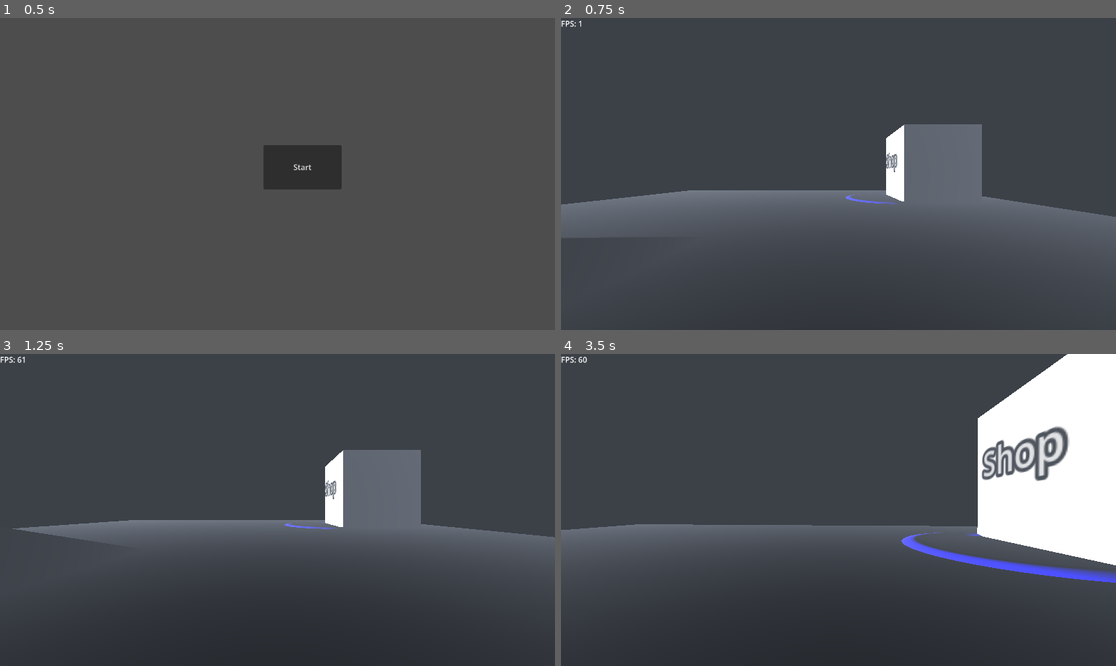
Above: before the commit, frames 1-4 (two rows, left to right).
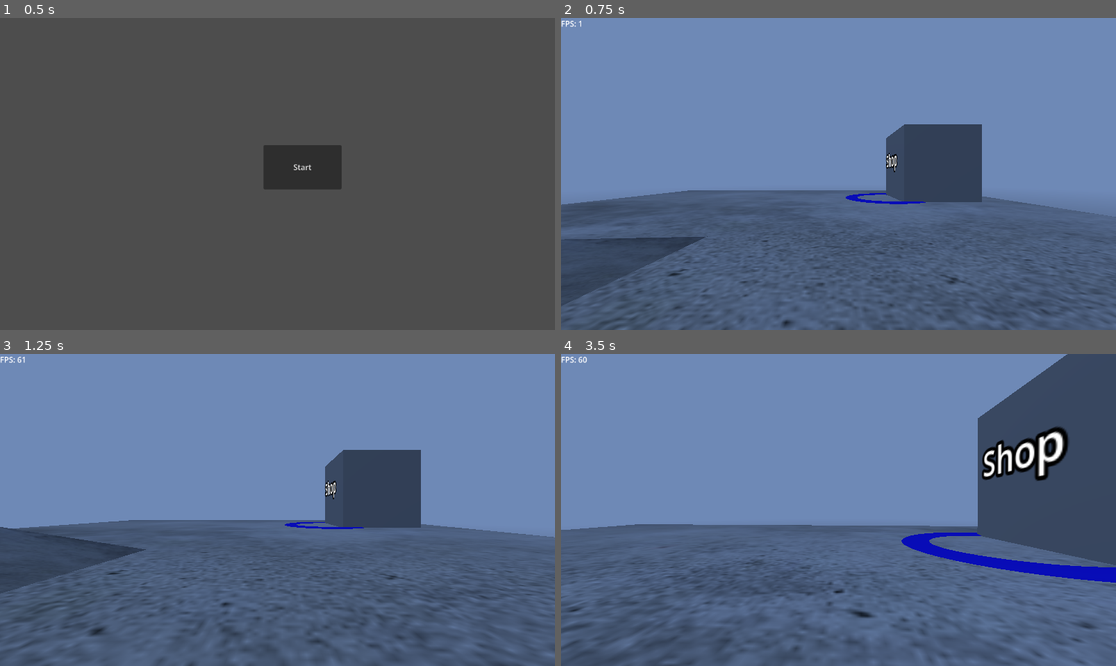
Above: after the commit, the same moments.

Repository: Immagoeat/airshipgame
Game: Godot game, scene res://scenes/mainmenu.tscn
Two runs of this game, one before a commit and one after it. Both use one fixed random seed, a clock stepped at 60 frames per second and the inputs below.
Inputs (mouse positions are in pixels of both pictures, inside the frame that each line leads up to):
- Up to frame 1 (0.5 s): no input
- Up to frame 2 (0.75 s): click "Start" at 0.5 s
- Up to frame 3 (1.25 s): no input
- Up to frame 4 (3.5 s): move the mouse to (866, 510) at 1.27 s; hold E (e) 1.28-2.03 s; hold W (up) from 1.28 s (still down); move the mouse to (810, 510) at 2.02 s; tap Ctrl (ctrl) at 2.1 s; tap E (e) at 2.3 s; move the mouse to (849, 503) at 2.77 s; hold E (e) from 2.78 s (still down)

Frame 1 is identical in both runs. In frame 2, 91% of the frame differs, in the area x 0-100%, y 0-100%; in frame 3, 94%; in frame 4, 98%.

Commit message:
added more texture, turned of the fog (i hate the fog)

Diff:
--- a/airshipgame/models/airship.tscn
+++ b/airshipgame/models/airship.tscn
@@ -15,7 +15,9 @@
 [sub_resource type="StandardMaterial3D" id="StandardMaterial3D_iq88t"]
 albedo_texture = ExtResource("2_ngraj")
 metallic = 1.0
+metallic_specular = 1.0
 metallic_texture = ExtResource("2_ngraj")
+roughness = 0.27
 
 [sub_resource type="StandardMaterial3D" id="StandardMaterial3D_vmjsp"]
 albedo_texture = ExtResource("2_ngraj")
@@ -239,10 +241,6 @@
 
 [node name="SpotLight3D2" type="SpotLight3D" parent="Lights" unique_id=1380726699]
 transform = Transform3D(-0.70710677, -0.49999997, 0.49999997, 0, 0.70710677, 0.70710677, -0.70710677, 0.49999997, -0.49999997, 0.82585996, 0.4436091, -0.2909283)
-
-[node name="DirectionalLight3D" type="DirectionalLight3D" parent="." unique_id=1490376055]
-transform = Transform3D(1, 0, 0, 0, 1, 0, 0, 0, 1, 0, 8.455217, 4.5151114)
-light_energy = 6.625
 
 [connection signal="body_entered" from="Engine/Area3D" to="Engine" method="_on_area_3d_body_entered"]
 [connection signal="body_exited" from="Engine/Area3D" to="Engine" method="_on_area_3d_body_exited"]
--- a/airshipgame/scenes/spawnarea.tscn
+++ b/airshipgame/scenes/spawnarea.tscn
@@ -1,12 +1,36 @@
 [gd_scene format=3 uid="uid://ufttkrc77wfg"]
 
+[ext_resource type="Texture2D" uid="uid://cvsnx6ojs8fdf" path="res://textures/concrete.jpg" id="1_0bv7f"]
 [ext_resource type="PackedScene" uid="uid://8wj7mobdfg1n" path="res://scenes/player.tscn" id="1_2rrnh"]
 [ext_resource type="PackedScene" uid="uid://3bp76eanott8" path="res://models/airship.tscn" id="2_k5gqu"]
 [ext_resource type="Script" uid="uid://gp342a7xwuue" path="res://scripts/filmgrain.gd" id="3_k5gqu"]
+[ext_resource type="Shader" uid="uid://c80lsj0vtu5ct" path="res://shaders/sky.gdshader" id="3_oirpk"]
 [ext_resource type="Script" uid="uid://dqlepa1qk10hf" path="res://scripts/daycycle.gd" id="4_l3lx2"]
 [ext_resource type="Script" uid="uid://l2rokk1pd0yn" path="res://scripts/isinshoparea.gd" id="5_ttb4t"]
 
+[sub_resource type="StandardMaterial3D" id="StandardMaterial3D_uj7lx"]
+albedo_texture = ExtResource("1_0bv7f")
+
+[sub_resource type="StandardMaterial3D" id="StandardMaterial3D_swebp"]
+albedo_texture = ExtResource("1_0bv7f")
+
+[sub_resource type="StandardMaterial3D" id="StandardMaterial3D_bwti8"]
+albedo_texture = ExtResource("1_0bv7f")
+
+[sub_resource type="StandardMaterial3D" id="StandardMaterial3D_5geal"]
+albedo_texture = ExtResource("1_0bv7f")
+
 [sub_resource type="ShaderMaterial" id="ShaderMaterial_0bv7f"]
+shader = ExtResource("3_oirpk")
+shader_parameter/day_sky = Color(0, 0, 0, 1)
+shader_parameter/day_horizon = Color(0, 0, 0, 1)
+shader_parameter/night_sky = Color(0, 0, 0, 1)
+shader_parameter/night_horizon = Color(0, 0, 0, 1)
+shader_parameter/sun_direction = Vector3(0, 0, 0)
+shader_parameter/saturation_amount = 0.4
+shader_parameter/horizon_offset = -0.3
+shader_parameter/star_density = 0.4
+shader_parameter/star_threshold = 0.96
 
 [sub_resource type="Sky" id="Sky_0wfyh"]
 sky_material = SubResource("ShaderMaterial_0bv7f")
@@ -17,7 +41,6 @@
 sky = SubResource("Sky_0wfyh")
 ssr_enabled = true
 ssr_max_steps = 48
-fog_enabled = true
 fog_density = 0.0409
 fog_sky_affect = 0.196
 volumetric_fog_enabled = true
@@ -49,6 +72,7 @@
 transform = Transform3D(6.1959524, 0, 0, 0, 1, 0, 0, 0, 1, 4.595155, 0, -4.8757324)
 use_collision = true
 size = Vector3(5.4832764, 1, 44.751465)
+material = SubResource("StandardMaterial3D_uj7lx")
 
 [node name="Player" parent="." unique_id=2088449081 instance=ExtResource("1_2rrnh")]
 transform = Transform3D(1, 0, 0, 0, 1, 0, 0, 0, 1, 7.4360504, 2.4269521, -0.06038916)
@@ -64,9 +88,9 @@
 size = Vector3(9.021989, 0.60131836, 24.975525)
 
 [node name="ShipSpawnPlatform4" type="CSGBox3D" parent="Spwanplatform" unique_id=1067299277]
-transform = Transform3D(1, 0, 0, 0, 1, 0, 0, 0, 1, -7.8928514, 2.1700087, -7.291046)
+transform = Transform3D(1, 0, 0, 0, 1, 0, 0, 0, 1, -7.8928514, 2.1700087, -6.714798)
 use_collision = true
-size = Vector3(8.354173, 2.0667725, 0.41204834)
+size = Vector3(8.354173, 2.0667725, 1.5645447)
 
 [node name="ShipSpawnPlatform2" type="CSGBox3D" parent="Spwanplatform" unique_id=557178547]
 transform = Transform3D(1, 0, 0, 0, 1, 0, 0, 0, 1, -12.237677, 2.1788917, 4.9767303)
@@ -84,16 +108,19 @@
 transform = Transform3D(1, 0, 0, 0, 1, 0, 0, 0, 1, 1.565985, 1.0773993, -0.0039590597)
 use_collision = true
 size = Vector3(2.5405273, 1.9343109, 3.8857422)
+material = SubResource("StandardMaterial3D_swebp")
 
 [node name="CSGBox3D7" type="CSGBox3D" parent="Spwanplatform/Stair" unique_id=2081374468]
 transform = Transform3D(1, 0, 0, 0, 0.9591413, 0.2829274, 0, -0.2829274, 0.9591413, 1.8471129, 0.3262934, -4.3520603)
 use_collision = true
 size = Vector3(1.9782715, 1.9343109, 5.5983887)
+material = SubResource("StandardMaterial3D_bwti8")
 
 [node name="CSGBox3D6" type="CSGBox3D" parent="Spwanplatform/Stair" unique_id=1253783313]
 transform = Transform3D(0.96682787, 0.25542888, 0, -0.25542888, 0.96682787, 0, 0, 0, 1, -1.548937, 1.3149407, -0.004447341)
 use_collision = true
 size = Vector3(4.56192, 2.642211, 3.8847656)
+material = SubResource("StandardMaterial3D_5geal")
 
 [node name="Sky" type="WorldEnvironment" parent="." unique_id=514286980]
 environment = SubResource("Environment_ttb4t")
@@ -102,7 +129,6 @@
 
 [node name="DirectionalLight3D" type="DirectionalLight3D" parent="Sky" unique_id=1344593580]
 transform = Transform3D(1, 0, 0, 0, 0.03278891, 0.9994623, 0, -0.9994623, 0.03278891, 0, 63.280003, 0)
-light_energy = 6.703
 
 [node name="Testshop" type="Node3D" parent="." unique_id=1463175402]
 
--- a/airshipgame/scripts/daycycle.gd
+++ b/airshipgame/scripts/daycycle.gd
@@ -4,10 +4,17 @@
 
 var daylength: float = 30
 
-var day_sky_color = Color("#a1d1ff", 0.5)
-var day_horizon_color = Color("#e8ff96", 0.5)
-var night_sky_color = Color("#08000f", 0.5)
-var night_horizon_color = Color("#13001a", 0.5)
+var day_sky_color = Color("#4a8cff", 1)
+var day_horizon_color = Color("#22437a", 1)
+var night_sky_color = Color("#08000f", 1)
+var night_horizon_color = Color("#13001a", 1)
+var noise: FastNoiseLite = FastNoiseLite.new()
+
+func _ready():
+	noise.noise_type = FastNoiseLite.TYPE_PERLIN
+	noise.seed = randi()
+	noise.frequency = 0.1
+	star_map()
 
 func _process(delta: float) -> void:
 	Globals.timeofday = fmod(Globals.timeofday + delta / daylength, 1)
@@ -32,3 +39,6 @@
 	else:
 		sun.light_energy = 0.0
 		sun.visible = false
+
+func star_map():
+	pass
--- a/airshipgame/shaders/sky.gdshader
+++ b/airshipgame/shaders/sky.gdshader
@@ -11,6 +11,9 @@
 // Adjust this to move the horizon line up or down
 // Negative values push it LOWER, positive values pull it HIGHER
 uniform float horizon_offset : hint_range(-2.0, 2.0) = -0.3;
+
+uniform float star_density : hint_range(0.0, 1.0) = 0.4;
+uniform float star_threshold : hint_range(0.8, 1.0) = 0.96;
 
 void sky() {
     // 1. Calculate view height with the new horizon offset bias
Binary file added: airshipgame/textures/concrete.jpg
Not shown, added: airshipgame/textures/concrete.jpg.import
